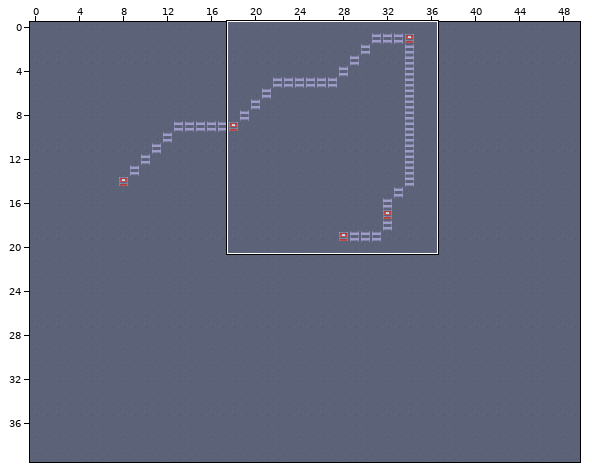
One commit to this Tiled map: assets/testMap/metro.tmx. The first picture is a wide view before the edit; the outline marks the close-up.
Close-up. First the earlier version:
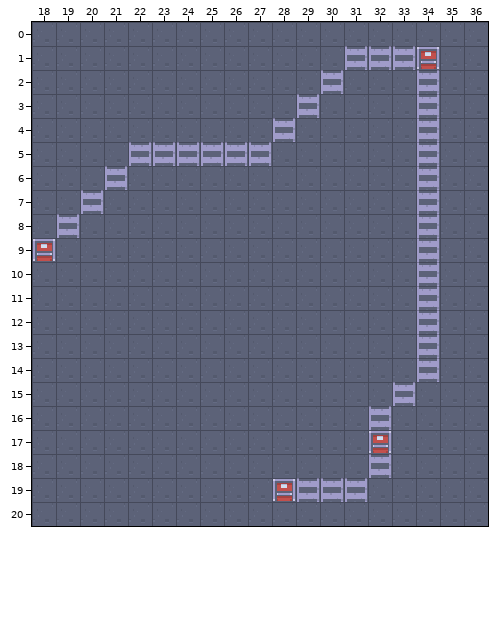
Cells are 16x16 px. Shown: x 18..36, y 0..20. The commit also changed other parts of the map, which this record leaves out.
The result:
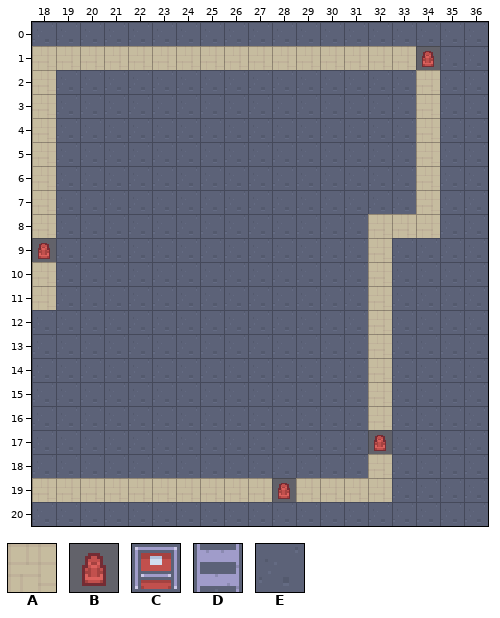
Key: from "urbanRPG": A 109, B 278, C 282, D 432, E 441.
_ is an empty cell.
What changed:
Layer "Tile Layer 9":
y 1: x 18..34 EEEEEEEEEEEEEDDDC -> AAAAAAAAAAAAAAAAB
y 2: x 18 E -> A; x 30 D -> E; x 34 D -> A
y 3: x 18 E -> A; x 29 D -> E; x 34 D -> A
y 4: x 18 E -> A; x 28 D -> E; x 34 D -> A
y 5: x 18 E -> A; x 22..27 DDDDDD -> EEEEEE; x 34 D -> A
y 6: x 18 E -> A; x 21 D -> E; x 34 D -> A
y 7: x 18 E -> A; x 20 D -> E; x 34 D -> A
y 8: x 18..19 ED -> AE; x 32..34 EED -> AAA
y 9: x 18 C -> B; x 32 E -> A; x 34 D -> E
y 10..11: x 18 E -> A; x 32 E -> A; x 34 D -> E
y 12..14: x 32 E -> A; x 34 D -> E
y 15: x 32..33 ED -> AE
y 16: x 32 D -> A
y 17: x 32 C -> B
y 18: x 32 D -> A
y 19: x 18..32 EEEEEEEEEECDDDE -> AAAAAAAAAABAAAA
